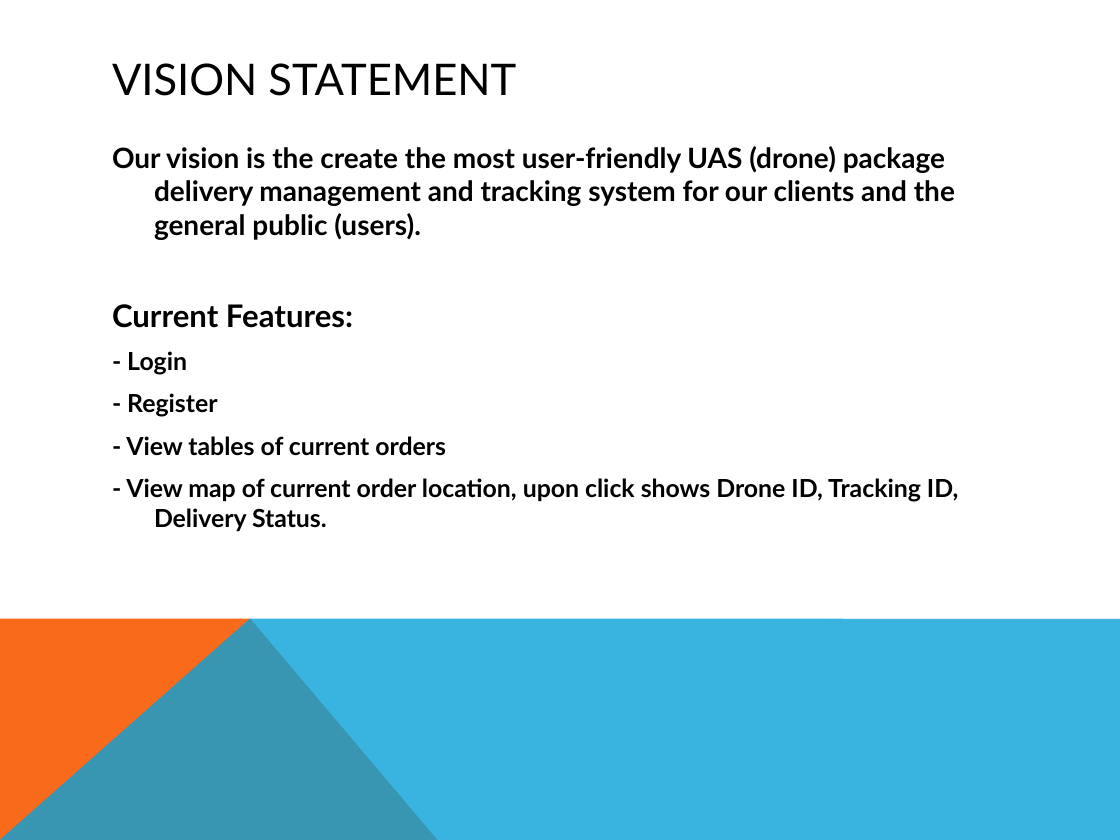
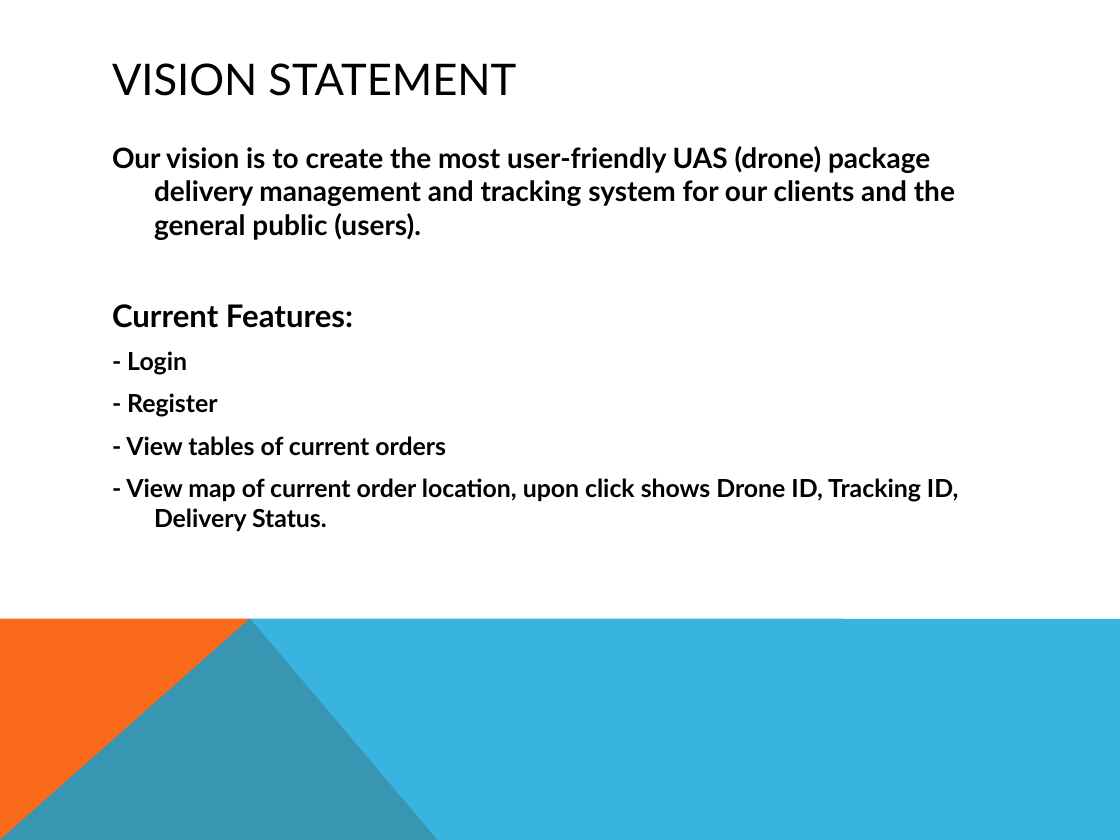
Before and after one commit to PaulLaliberte/Project_CSCI3308, a slide deck: slide 2 of Part3_Presentation.pptx. Drawn at 1120x840 pixels with LibreOffice and Linux fonts; fonts in the diff are those of the drawing. Boxes give left, top, right and bottom in pixels: in the first picture for what was removed or moved away, otherwise in the second. Text is boxed around its words. In the diff, an @@ line names an element or a change of style, - is before the commit and + after.

Commit message:
spell checking

```diff
--- a/Part3_Presentation.pptx
+++ b/Part3_Presentation.pptx
@@ text at bbox=[112, 146, 955, 240]: text changed @@
-Our vision is the create the most user-friendly UAS (drone) package delivery management and tracking system for our clients and the general public (users).
+Our vision is to create the most user-friendly UAS (drone) package delivery management and tracking system for our clients and the general public (users).
```
